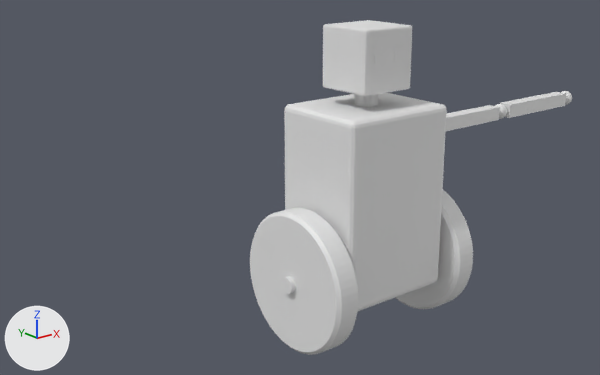
Renders of the Blender file Assets/Blend/LilBot.blend from each side of a commit.
One viewpoint serves both versions: a 50 mm camera at (-2.74, -2.91, 2.04) aimed at (-0.25, 0.19, 0.8). Arrows for +X, +Y and +Z are at lower left; the lights stay in place.

Names of what the first picture shows: 'LilBot'.
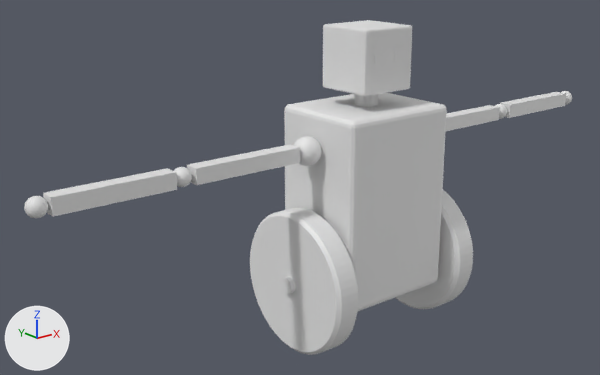
Boxes [x1, y1, x2, y2] around the edits, measured in the pictures (600 x 375 px):
'LilBot', reshaped, moved (70% wider): before [250, 20, 572, 355]; after [24, 20, 572, 355]

The change in detail:
Mesh me_cylinder_000 is new.
It is a box spanning x -0.625..-0.07, y -0.036..0.036, z -0.037..0.037.
Mesh me_cylinder_003 is new.
It is a box spanning x -0.578..-0.043, y -0.038..0.038, z -0.037..0.037.
Mesh me_sphere_004 is new.
It is a UV sphere (32 segments, 16 rings, poles along y) spanning x -0.0688..0.0688, y -0.0688..0.0688, z -0.0688..0.0688.
Mesh me_sphere_005 is new.
It is a UV sphere (32 segments, 16 rings, poles along y) spanning x -0.0425..0.0425, y -0.0425..0.0425, z -0.0425..0.0425.
Mesh me_sphere_002 is new.
It is a UV sphere (32 segments, 16 rings, poles along y) spanning x -0.0425..0.0425, y -0.0425..0.0425, z -0.0425..0.0425.
col_lilbot (col_lilbot) gains the line: col_lilbot.objects.link(ob_rarm)
col_lilbot (col_lilbot) gains the line: col_lilbot.objects.link(ob_rforearm)
col_lilbot (col_lilbot) gains the line: col_lilbot.objects.link(ob_rhand)
col_lilbot (col_lilbot) gains the line: col_lilbot.objects.link(ob_rupperjoint)
col_lilbot (col_lilbot) gains the line: col_lilbot.objects.link(ob_rupperarm)
col_lilbot (col_lilbot) gains the line: col_lilbot.objects.link(ob_rmiddlejoint)
Object 'LHand' (ob_lhand) moves from (1.57, 0.0, 1.046) to (1.662, 0.0, 1.046).
Object 'RUpperArm' (ob_rupperarm) is new; it shows me_cylinder_000.
Its parent is ob_rarm.
Its matrix parent inverse is Matrix(((1.0, 0.0, 0.0, 0.317), (0.0, 1.0, 0.0, 0.0), (0.0, 0.0, 1.0, -1.035), (0.0, 0.0, 0.0, 1.0))).
Its location is (-0.367, 0.0113, 1.035).
Object 'RArm' (ob_rarm) is new.
Its parent is ob_body.
Its matrix parent inverse is Matrix(((1.0, 0.0, 0.0, 0.0), (0.0, 0.0, 1.0, -0.75), (0.0, -1.0, 0.0, 0.0), (0.0, 0.0, 0.0, 1.0))).
Its location is (-0.317, 0.0, 1.035).
Its rotation in degrees is (90, 0, 0).
Object 'RForeArm' (ob_rforearm) is new; it shows me_cylinder_003.
Its parent is ob_rarm.
Its matrix parent inverse is Matrix(((1.0, 0.0, 0.0, 0.317), (0.0, 1.0, 0.0, 0.0), (0.0, 0.0, 1.0, -1.035), (0.0, 0.0, 0.0, 1.0))).
Its location is (-1.043, 0.0113, 1.035).
Object 'RUpperJoint' (ob_rupperjoint) is new; it shows me_sphere_004.
Its parent is ob_rarm.
Its matrix parent inverse is Matrix(((1.0, 0.0, 0.0, 0.317), (0.0, 1.0, 0.0, 0.0), (0.0, 0.0, 1.0, -1.035), (0.0, 0.0, 0.0, 1.0))).
Its location is (-0.367, 0.0113, 1.035).
Object 'RHand' (ob_rhand) is new; it shows me_sphere_005.
Its parent is ob_rforearm.
Its matrix parent inverse is Matrix(((1.0, 0.0, 0.0, 1.043), (0.0, 0.0, 1.0, -1.046), (0.0, -1.0, 0.0, 0.0), (0.0, 0.0, 0.0, 1.0))).
Its location is (-1.666, 0.0, 1.046).
Its rotation in degrees is (90, 0, 0).
Object 'RMiddleJoint' (ob_rmiddlejoint) is new; it shows me_sphere_002.
Its parent is ob_rupperarm.
Its matrix parent inverse is Matrix(((1.0, 0.0, 0.0, 0.367), (0.0, 0.0, 1.0, -1.046), (0.0, -1.0, 0.0, 0.0), (0.0, 0.0, 0.0, 1.0))).
Its location is (-1.04, 0.0, 1.046).
Its rotation in degrees is (90, 0, 0).
